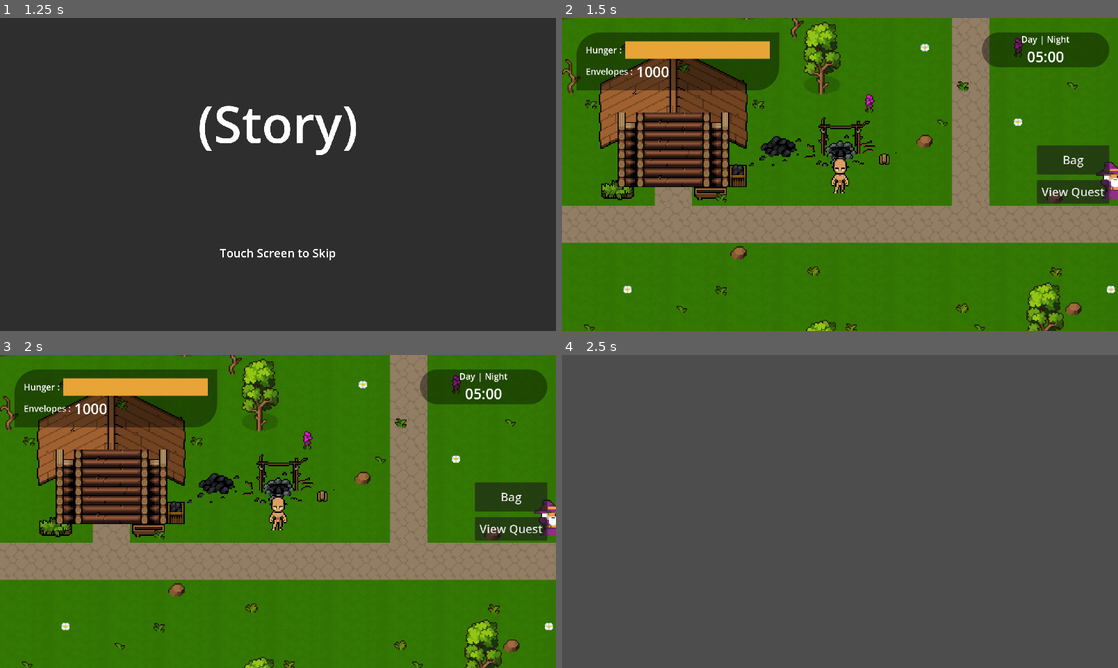
Above: before the commit, frames 1-4 (two rows, left to right).
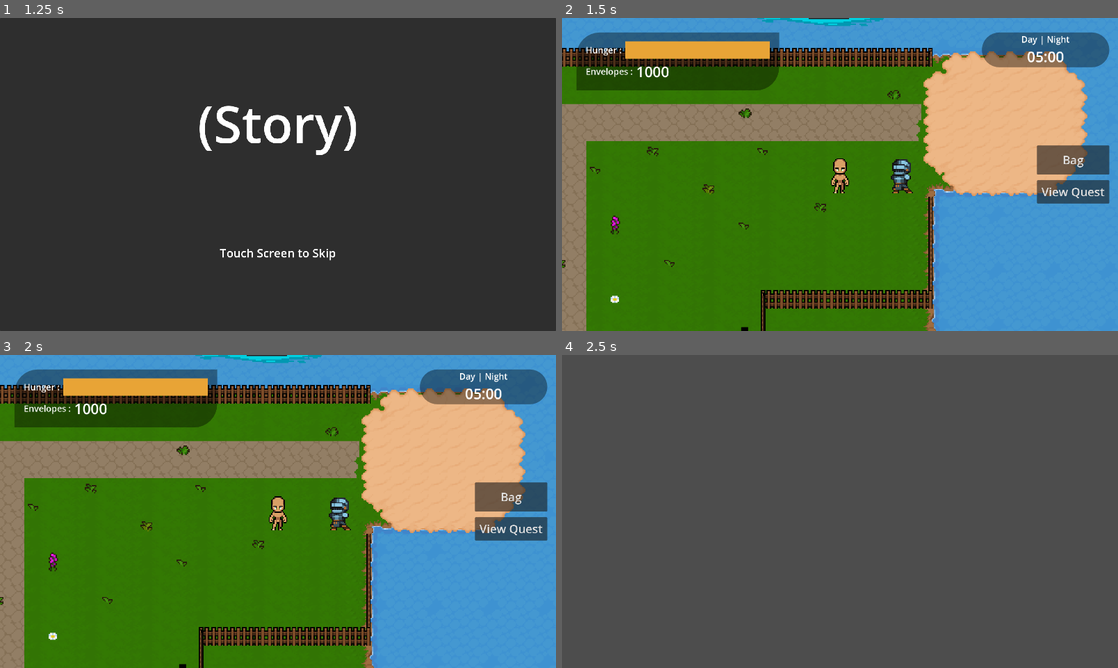
Above: after the commit, the same moments.

Repository: hoaxnt/envelhope-beta
Game: Godot game, scene res://Scenes/utils/main_menu.tscn
The game is run twice, just before and just after one commit, with the same random seed, the same clock (stepped at 60 frames per second) and the same inputs.
Inputs (mouse positions are in pixels of both pictures, inside the frame that each line leads up to):
- Up to frame 1 (1.25 s): click "Continue" at 0.5 s
- Up to frame 2 (1.5 s): click (840, 174) at 1.25 s
- Up to frame 3 (2 s): no input
- Up to frame 4 (2.5 s): click "Bag" at 2 s

Frame 1 is identical in both runs. In frame 2, 70% of the frame differs, in the area x 0-100%, y 0-100%; in frame 3, 70%; in frame 4, nothing differs.

Commit message:
feat: added pathfinding

Diff:
--- a/Scenes/chapters/chapter_1.tscn
+++ b/Scenes/chapters/chapter_1.tscn
@@ -1,15 +1,15 @@
 [gd_scene load_steps=20 format=3 uid="uid://btiivx7viv3y6"]
 
-[ext_resource type="Script" uid="uid://brhpmhtu3mrs4" path="res://Scripts/Chapters/chapter_1.gd" id="1_k2l3u"]
-[ext_resource type="PackedScene" uid="uid://c8mx67b8f1vc3" path="res://Scenes/maps/island/island.tscn" id="2_2t2a1"]
-[ext_resource type="PackedScene" uid="uid://cf5hru462vhwc" path="res://Scenes/characters/npc_island/diver.tscn" id="3_lhans"]
-[ext_resource type="PackedScene" uid="uid://csuro1o2pcce1" path="res://Scenes/characters/npc_island/balancer.tscn" id="4_gbphn"]
-[ext_resource type="PackedScene" uid="uid://4h22a7hemgyb" path="res://Scenes/characters/player.tscn" id="4_itjef"]
-[ext_resource type="Script" uid="uid://tdyss6nwpwej" path="res://Scripts/utils/portal.gd" id="5_k2l3u"]
-[ext_resource type="PackedScene" uid="uid://cxvc8000q5li5" path="res://Scenes/characters/npc_island/harvester.tscn" id="5_r7jkp"]
+[ext_resource type="Script" uid="uid://brhpmhtu3mrs4" path="res://scripts/chapters/chapter_1.gd" id="1_k2l3u"]
+[ext_resource type="PackedScene" uid="uid://c8mx67b8f1vc3" path="res://scenes/maps/island/island.tscn" id="2_2t2a1"]
+[ext_resource type="PackedScene" uid="uid://cf5hru462vhwc" path="res://scenes/characters/npc_island/diver.tscn" id="3_lhans"]
+[ext_resource type="PackedScene" uid="uid://csuro1o2pcce1" path="res://scenes/characters/npc_island/balancer.tscn" id="4_gbphn"]
+[ext_resource type="PackedScene" uid="uid://4h22a7hemgyb" path="res://scenes/characters/player.tscn" id="4_itjef"]
+[ext_resource type="Script" uid="uid://tdyss6nwpwej" path="res://scripts/utils/portal.gd" id="5_k2l3u"]
+[ext_resource type="PackedScene" uid="uid://cxvc8000q5li5" path="res://scenes/characters/npc_island/harvester.tscn" id="5_r7jkp"]
 [ext_resource type="Texture2D" uid="uid://dnhad78k1oqjp" path="res://assets/utils/portal.png" id="6_k2l3u"]
-[ext_resource type="PackedScene" uid="uid://c1n41auotc7uk" path="res://Scenes/hud/hud.tscn" id="7_sx3b6"]
-[ext_resource type="PackedScene" uid="uid://nv8phd5kfc7" path="res://Scenes/utils/tutorial.tscn" id="10_0ad4i"]
+[ext_resource type="PackedScene" uid="uid://c1n41auotc7uk" path="res://scenes/hud/hud.tscn" id="7_sx3b6"]
+[ext_resource type="PackedScene" uid="uid://nv8phd5kfc7" path="res://scenes/utils/tutorial.tscn" id="10_0ad4i"]
 
 [sub_resource type="CircleShape2D" id="CircleShape2D_k2l3u"]
 radius = 6.8259025
@@ -92,7 +92,7 @@
 
 [node name="Player" parent="." instance=ExtResource("4_itjef")]
 z_index = 0
-position = Vector2(771, 246)
+position = Vector2(1119, 93)
 
 [node name="Camera2D" type="Camera2D" parent="Player"]
 zoom = Vector2(4, 4)
--- a/Scenes/hud/hud.tscn
+++ b/Scenes/hud/hud.tscn
@@ -1,9 +1,10 @@
-[gd_scene load_steps=7 format=3 uid="uid://c1n41auotc7uk"]
+[gd_scene load_steps=9 format=3 uid="uid://c1n41auotc7uk"]
 
 [ext_resource type="Script" uid="uid://d0fgwe3nkpfsl" path="res://scripts/hud/hud.gd" id="1_0fbou"]
 [ext_resource type="PackedScene" uid="uid://wtiojfikc0fb" path="res://scenes/hud/hunger_bar.tscn" id="2_l4r4f"]
 [ext_resource type="PackedScene" uid="uid://3rqjregok76e" path="res://scenes/hud/envelopes.tscn" id="3_0bx4p"]
 [ext_resource type="PackedScene" uid="uid://b6v6p84sq8x1a" path="res://scenes/hud/day_night_cycle.tscn" id="3_c45xl"]
+[ext_resource type="Script" uid="uid://x8j0bfcy17pf" path="res://scripts/hud/dialog_box.gd" id="5_mgtrf"]
 
 [sub_resource type="StyleBoxFlat" id="StyleBoxFlat_kniqr"]
 bg_color = Color(0, 0, 0, 0.3882353)
@@ -17,6 +18,9 @@
 corner_radius_bottom_right = 150
 corner_radius_bottom_left = 150
 
+[sub_resource type="StyleBoxFlat" id="StyleBoxFlat_mgtrf"]
+bg_color = Color(0, 0, 0, 1)
+
 [node name="Hud" type="CanvasLayer"]
 script = ExtResource("1_0fbou")
 
@@ -180,5 +184,51 @@
 theme_override_font_sizes/font_size = 40
 text = "View Quest"
 
+[node name="Control4" type="Control" parent="."]
+layout_mode = 3
+anchors_preset = 12
+anchor_top = 1.0
+anchor_right = 1.0
+anchor_bottom = 1.0
+grow_horizontal = 2
+grow_vertical = 0
+
+[node name="Panel" type="Panel" parent="Control4"]
+custom_minimum_size = Vector2(0, 250)
+layout_mode = 1
+anchors_preset = 12
+anchor_top = 1.0
+anchor_right = 1.0
+anchor_bottom = 1.0
+grow_horizontal = 2
+grow_vertical = 0
+theme_override_styles/panel = SubResource("StyleBoxFlat_mgtrf")
+script = ExtResource("5_mgtrf")
+
+[node name="MarginContainer" type="MarginContainer" parent="Control4/Panel"]
+layout_mode = 1
+anchors_preset = 15
+anchor_right = 1.0
+anchor_bottom = 1.0
+grow_horizontal = 2
+grow_vertical = 2
+theme_override_constants/margin_left = 50
+theme_override_constants/margin_top = 20
+theme_override_constants/margin_right = 50
+theme_override_constants/margin_bottom = 10
+
+[node name="VBoxContainer" type="VBoxContainer" parent="Control4/Panel/MarginContainer"]
+layout_mode = 2
+
+[node name="Name" type="Label" parent="Control4/Panel/MarginContainer/VBoxContainer"]
+layout_mode = 2
+theme_override_font_sizes/font_size = 40
+text = "Torling"
+
+[node name="Message" type="Label" parent="Control4/Panel/MarginContainer/VBoxContainer"]
+layout_mode = 2
+theme_override_font_sizes/font_size = 30
+text = "Hello torling"
+
 [connection signal="pressed" from="Control3/MarginContainer/HBoxContainer/VBoxContainer/BagButton" to="." method="_on_bag_button_pressed"]
 [connection signal="pressed" from="Control3/MarginContainer/HBoxContainer/VBoxContainer/ViewQuestButton" to="." method="_on_view_quest_button_pressed"]
--- /dev/null
+++ b/Scenes/minigames/island/bfs_minigame.tscn
@@ -0,0 +1,11 @@
+[gd_scene format=3 uid="uid://4abqf6ah3fhe"]
+
+[node name="BfsMinigame" type="Node2D"]
+
+[node name="Maze" type="TileMapLayer" parent="."]
+
+[node name="Agent" type="ColorRect" parent="."]
+offset_right = 40.0
+offset_bottom = 40.0
+
+[node name="PathTimer" type="Timer" parent="."]
--- a/Scripts/autoloads/island_npc_interaction.gd
+++ b/Scripts/autoloads/island_npc_interaction.gd
@@ -1,4 +1,6 @@
 extends Node
+
+@export var dialog_box : Control
 
 signal dialogue_finished
 
@@ -23,6 +25,7 @@
 		dialogue_finished.emit()
 
 func start_dialogue(character_name: String, text: String) -> void:
+
 		print("%s : %s" % [character_name, text])
 
 #-- Sorting Algorithm --
--- /dev/null
+++ b/Scripts/hud/dialog_box.gd
@@ -0,0 +1,6 @@
+extends Panel
+
+@onready var db = get_parent()
+
+func _ready() -> void:
+	db.visible = false
--- a/Scripts/hud/hud.gd
+++ b/Scripts/hud/hud.gd
@@ -1,4 +1,5 @@
 extends CanvasLayer
+
 
 var game_stats = {
 	"hunger": 100.0,
@@ -9,7 +10,6 @@
 
 func _ready() -> void:
 	SaveLoad.save_game(game_stats)
-	pass
 
 func _on_bag_button_pressed() -> void:
 	get_tree().current_scene.call_deferred("queue_free")
Not shown, added: Scripts/hud/dialog_box.gd.uid
